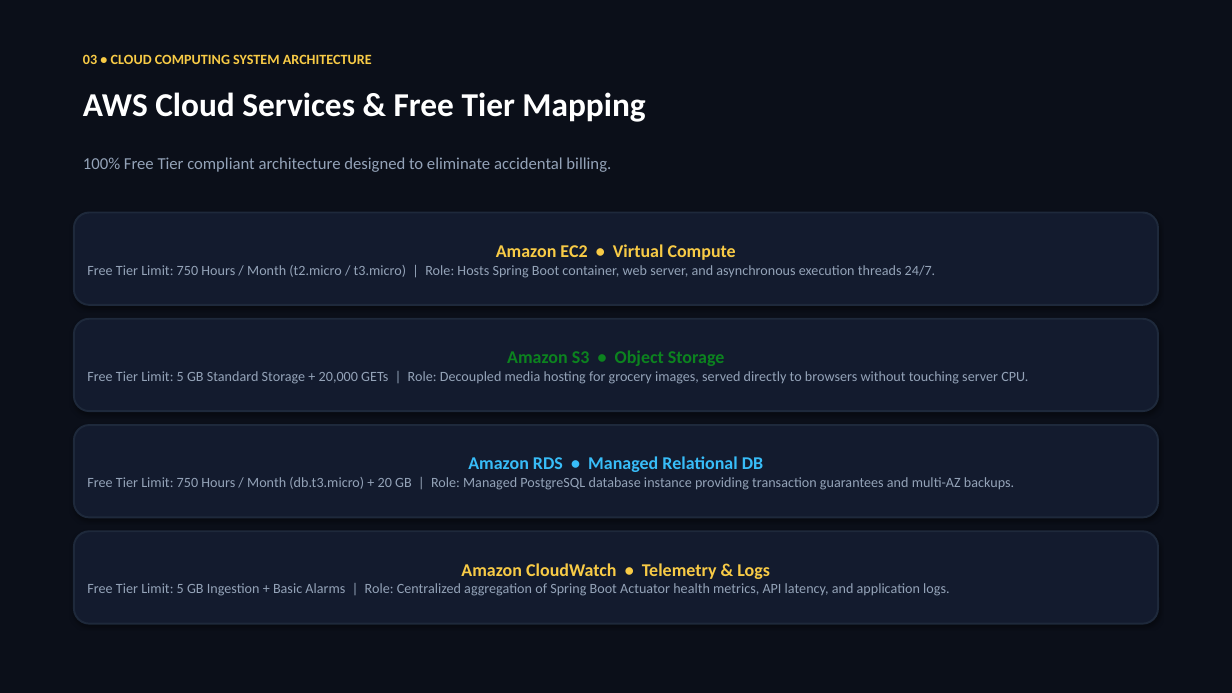
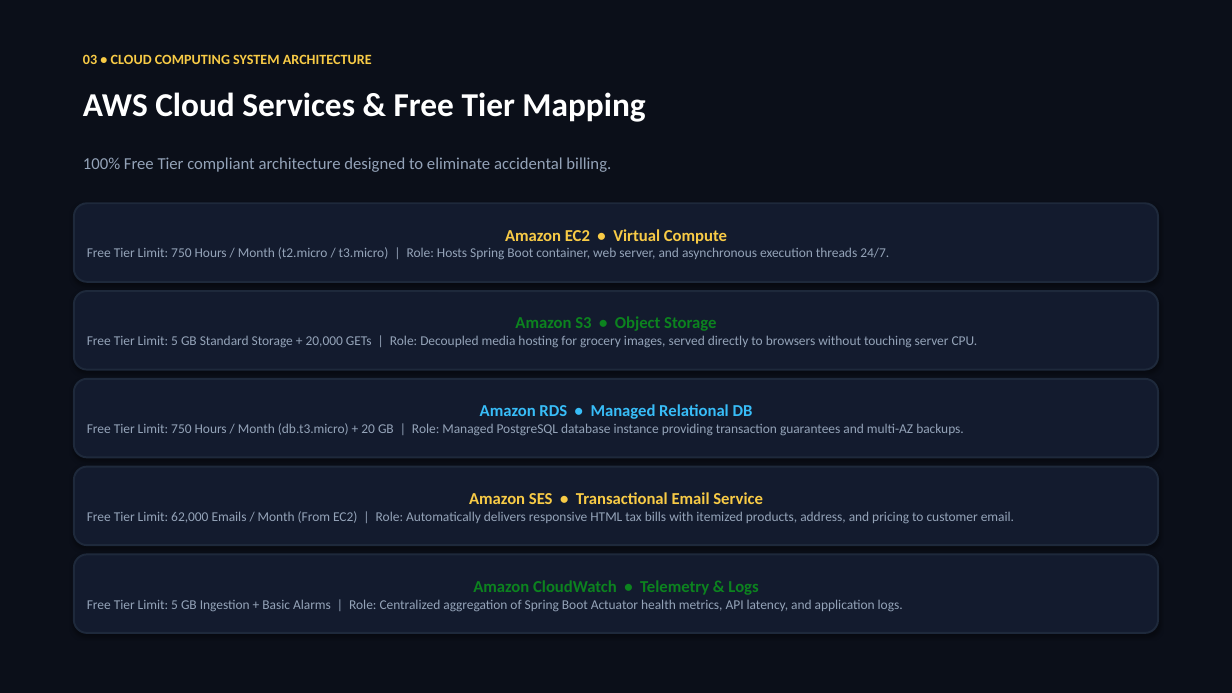
Before and after one commit to ArnavAstu/MinutDel, a slide deck: slide 4 of presentation/MinutDel_Cloud_Architecture.pptx. Drawn at 1232x693 pixels with LibreOffice and Linux fonts; fonts in the diff are those of the drawing. Boxes give left, top, right and bottom in pixels: in the first picture for what was removed or moved away, otherwise in the second. Text is boxed around its words. In the diff, an @@ line names an element or a change of style, - is before the commit and + after.

```diff
--- a/presentation/MinutDel_Cloud_Architecture.pptx
+++ b/presentation/MinutDel_Cloud_Architecture.pptx
@@ rounded rectangle "Amazon EC2 • Virtual Compute": place and size @@
-rounded rectangle "Amazon EC2 • Virtual Compute" at [74, 213, 1158, 305]
+rounded rectangle "Amazon EC2 • Virtual Compute" at [74, 203, 1158, 282]
@@ rounded rectangle "Amazon EC2 • Virtual Compute" at [74, 203, 1158, 282]: size 14 to 13 pt in "Amazon EC2 • Virtual Compute"; size 11 to 10.5 pt in "Free Tier Limit: 750 Hours / Month ..." @@
@@ rounded rectangle "Amazon S3 • Object Storage": place and size @@
-rounded rectangle "Amazon S3 • Object Storage" at [74, 319, 1158, 411]
+rounded rectangle "Amazon S3 • Object Storage" at [74, 291, 1158, 370]
@@ rounded rectangle "Amazon S3 • Object Storage" at [74, 291, 1158, 370]: size 14 to 13 pt in "Amazon S3 • Object Storage"; size 11 to 10.5 pt in "Free Tier Limit: 5 GB Standard Storage ..." @@
@@ rounded rectangle "Amazon RDS • Managed Relational ...": place and size @@
-rounded rectangle "Amazon RDS • Managed Relational ..." at [74, 425, 1158, 518]
+rounded rectangle "Amazon RDS • Managed Relational ..." at [74, 379, 1158, 457]
@@ rounded rectangle "Amazon RDS • Managed Relational ..." at [74, 379, 1158, 457]: size 14 to 13 pt in "Amazon RDS • Managed Relational DB"; size 11 to 10.5 pt in "Free Tier Limit: 750 Hours / Month ..." @@
@@ rounded rectangle added at [74, 467, 1158, 545], fill #131B2E, outline #1E293B 1.5 pt, 10.5 pt, text #94A3B8 @@
+Amazon SES • Transactional Email Service
+Free Tier Limit: 62,000 Emails / Month (From EC2) | Role: Automatically delivers responsive HTML tax bills with itemized products, address, and pricing to customer email.
@@ rounded rectangle "Amazon CloudWatch • Telemetry & ...": place and size @@
-rounded rectangle "Amazon CloudWatch • Telemetry & ..." at [74, 531, 1158, 624]
+rounded rectangle "Amazon CloudWatch • Telemetry & ..." at [74, 555, 1158, 633]
@@ rounded rectangle "Amazon CloudWatch • Telemetry & ..." at [74, 555, 1158, 633]: size 14 to 13 pt, text colour #F8CB46 to #0C831F in "Amazon CloudWatch • Telemetry & Logs"; size 11 to 10.5 pt in "Free Tier Limit: 5 GB Ingestion + ..." @@
```
Also in this commit, not shown: 4 other slides changed, 44 other files.
